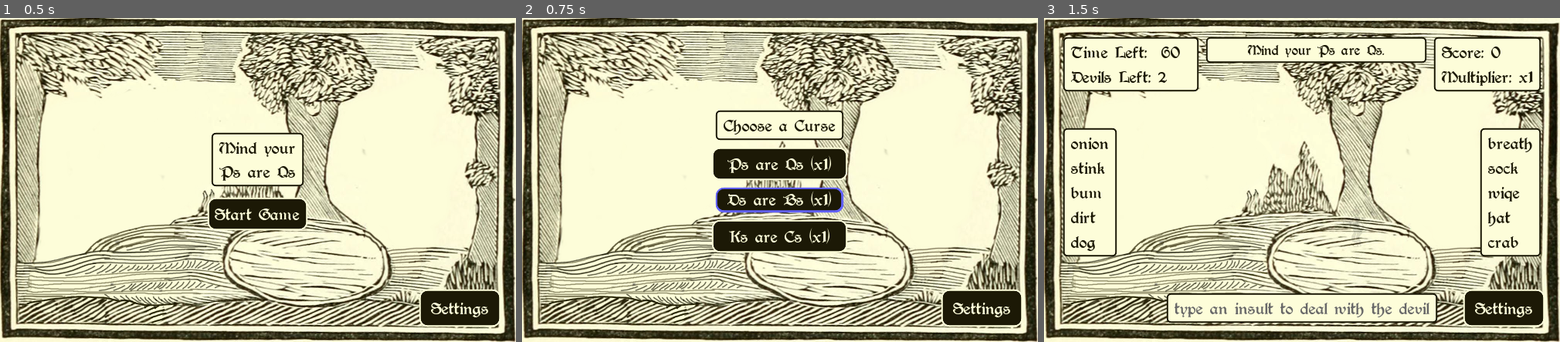
Above: before the commit, frames 1-3 (left to right).
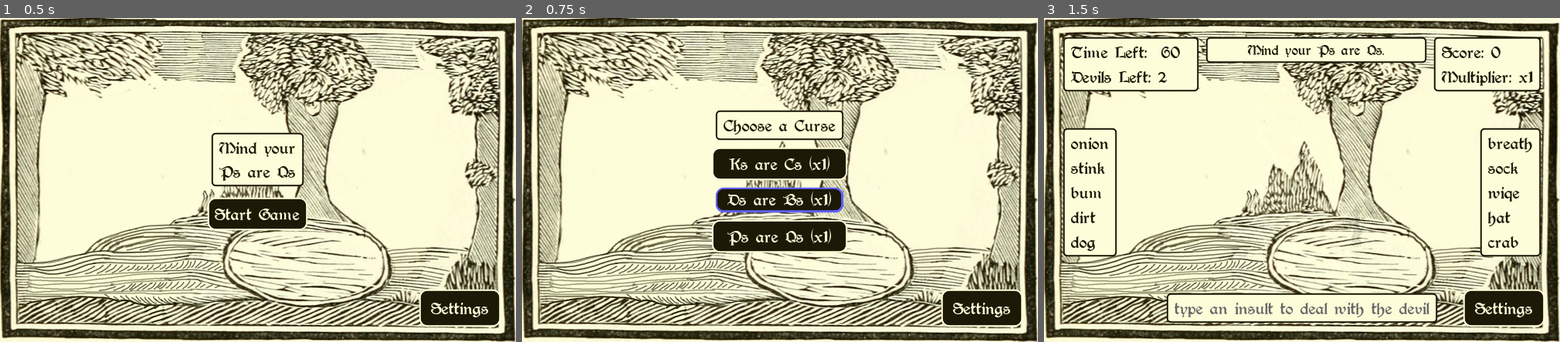
Above: after the commit, the same moments.

Repository: hoodscott/psareqs
Game: Godot game, scene res://scenes/Game.tscn
Two runs of this game, one before a commit and one after it. Both use one fixed random seed, a clock stepped at 60 frames per second and the inputs below. Sound files missing from this copy of the repository are replaced by a short silence.
Inputs:
- Up to frame 1 (0.5 s): no input
- Up to frame 2 (0.75 s): click "Start Game" at 0.5 s
- Up to frame 3 (1.5 s): click "Ps are Qs (x1)" at 1.25 s

Frame 1 is identical in both runs. In frame 2, 0.7% of the frame differs, in the area x 39-60%, y 42-71%; in frame 3, nothing differs.

Commit message:
Adds a few more curse variants

Diff:
--- a/scenes/class/curses.gd
+++ b/scenes/class/curses.gd
@@ -15,26 +15,41 @@
   ROT1NEG = 9,
   ALLE = 10,
   KC = 11,
-  ALLY = 12
+  ALLY = 12,
+  ALLO = 13,
+  UNVOWEL = 14,
+  FG = 15,
+  LT = 16,
+  RS = 17, # description reads awkwardly
+  VOWELPAIR = 18
  }
 const _curse_descriptions = [
   "Ps are Qs", "Ds are Bs", "vowels are shifted (a>e>i>o>u>a)",
   "words are alphabetised", "words are reversed", "UNIMPLEMENTED",
   "words are jumbled",  "words are ciphered using rot13 (a>m>a, b>n>b)",
   "letters are shifted (a>b>c>...)", "letters are shifted backwards (c>b>a>z>...)",
-  "vowels are all E", "Ks are Cs", "vowels are all Y"
+  "vowels are all E", "Ks are Cs", "vowels are all Y", "vowels are all O",
+  "vowels are unshifted (a>u>o>i>e>a)", "Fs are Gs", "Ls are Ts",
+  "Rs are Ss", "vowel pairs are flipped"
  ]
 var _curse_multipliers = {
   # letter swap
   CURSE.PQ: 1,
   CURSE.DB: 1,
   CURSE.KC: 1,
+  CURSE.FG: 1,
+  CURSE.LT: 1,
+  CURSE.RS: 1,
 
   # vowel change easy
+  CURSE.VOWELPAIR: 1,
+  # vowel change medium
   CURSE.VOWEL: 2,
+  CURSE.UNVOWEL: 2,
   # vowel change hard
-  CURSE.ALLE: 3,
-  CURSE.ALLY: 3,
+  CURSE.ALLE: 4,
+  CURSE.ALLY: 4,
+  CURSE.ALLO: 3,
 
   # word reorder easy
   CURSE.REVERSE: 2,
@@ -47,9 +62,18 @@
   CURSE.ROT13: 16,
  }
 var _curse_options := [
-  [CURSE.PQ, CURSE.DB, CURSE.KC], # letter swaps
-  [CURSE.VOWEL, CURSE.ALLE, CURSE.ALLY], # vowel changes
-  [CURSE.REVERSE, CURSE.JUMBLE, CURSE.ALPHA, CURSE.ROT1, CURSE.ROT1NEG, CURSE.ROT13], # reorder
+  # 1: letter swaps
+  [CURSE.PQ, CURSE.DB, CURSE.KC, CURSE.FG, CURSE.LT],
+  # 2: vowel changes
+  [
+    CURSE.VOWEL, CURSE.UNVOWEL, CURSE.VOWELPAIR,
+    CURSE.ALLE, CURSE.ALLY, CURSE.ALLO
+  ],
+  # 3: word reorder
+  [
+    CURSE.REVERSE, CURSE.JUMBLE, CURSE.ALPHA,
+    CURSE.ROT1, CURSE.ROT1NEG, CURSE.ROT13
+  ]
  ]
 var num_rounds = _curse_options.size()
 
@@ -59,6 +83,10 @@
   match curse:
     CURSE.VOWEL:
       word = _vowel_shift(word)
+    CURSE.UNVOWEL:
+      word = _vowel_shift(word, true)
+    CURSE.VOWELPAIR:
+      word = _vowel_pair_flip(word)
     CURSE.REVERSE:
       word = _reverse(word)
     CURSE.PQ:
@@ -81,6 +109,8 @@
       word = _vowel_replace(word, "e")
     CURSE.ALLY:
       word = _vowel_replace(word, "y")
+    CURSE.ALLO:
+      word = _vowel_replace(word, "o")
     _:
       print("no curse implementation", curse)
       word = word
@@ -149,9 +179,11 @@
   return new_string
 
 
-func _vowel_shift(s: String) -> String:
+func _vowel_shift(s: String, reverse := false) -> String:
   var vowel_shifted := ""
   var vowels := "aeiou"
+  if reverse:
+    vowels = _reverse(vowels)
   var vowel_index: int
   for letter in s:
     vowel_index = vowels.find(letter)
@@ -190,3 +222,24 @@
     else:
       replaced += letter
   return replaced
+
+
+func _vowel_pair_flip(s: String) -> String:
+  var flipped := ""
+  var vowels := "aeiou"
+  var prev_vowel := ""
+
+  for letter in s:
+    if not letter in vowels:
+      if prev_vowel != "":
+        flipped += prev_vowel
+        prev_vowel = ""
+      flipped += letter
+    else:
+      if prev_vowel == "":
+        prev_vowel = letter
+      else:
+        flipped += letter + prev_vowel
+        prev_vowel = ""
+
+  return flipped
